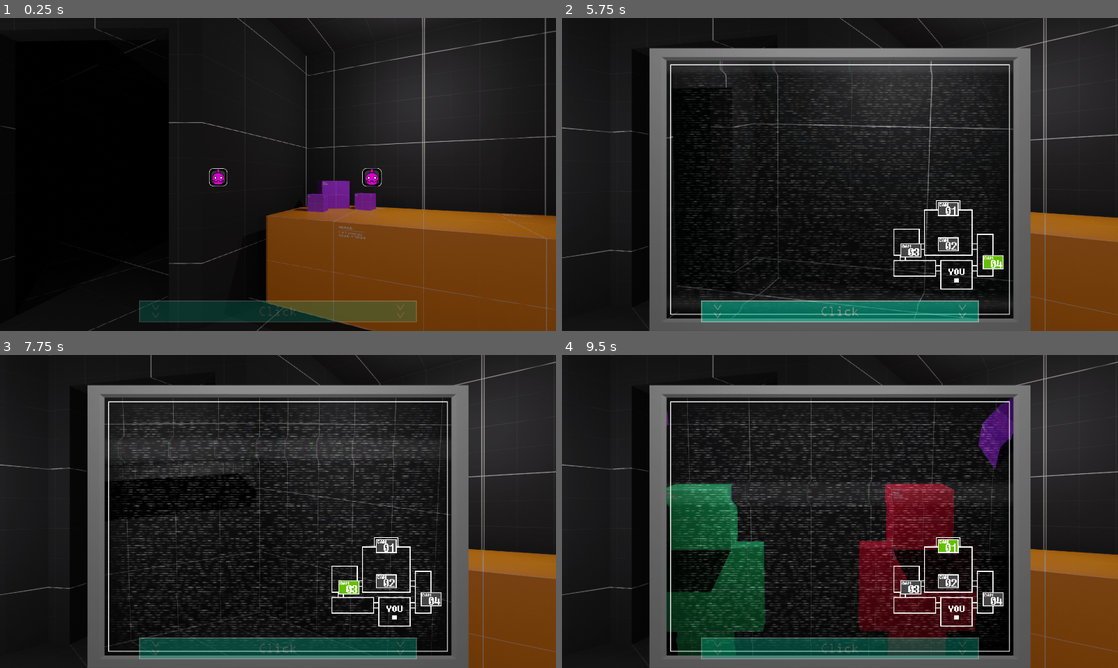
Above: before the commit, frames 1-4 (two rows, left to right).
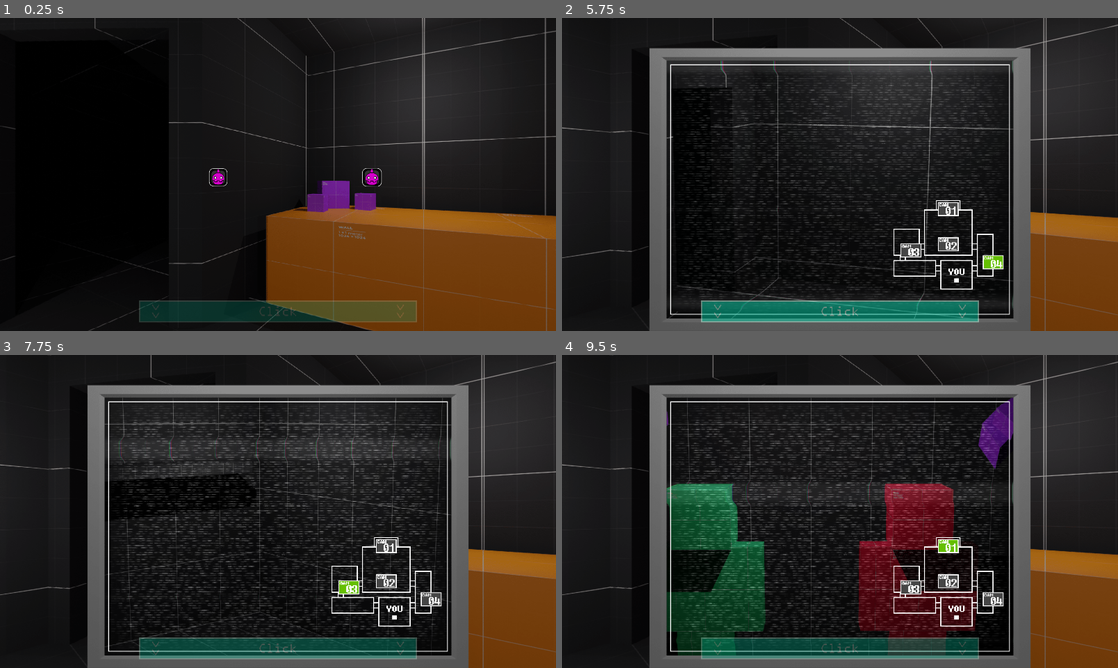
Above: after the commit, the same moments.

Repository: Oplexitie/Cupcakes-Framework
Game: Godot game, scene res://Scenes/Nights/nights.tscn
Two runs of this game, one before a commit and one after it. Both use one fixed random seed, a clock stepped at 60 frames per second and the inputs below.
Inputs (mouse positions are in pixels of both pictures, inside the frame that each line leads up to):
- Up to frame 1 (0.25 s): no input
- Up to frame 2 (5.75 s): click (840, 315) at 0.5 s; click (945, 243) at 1.25 s; click (945, 208) at 2 s; click (912, 249) at 2.75 s; click (995, 262) at 3.5 s; click (840, 315) at 4.25 s; click (840, 315) at 5 s
- Up to frame 3 (7.75 s): click (383, 545) at 5.75 s; click (383, 580) at 6.5 s; click (350, 586) at 7.25 s
- Up to frame 4 (9.5 s): click (995, 599) at 8 s; click (945, 545) at 8.75 s

The runs differ from the first frame. In frame 2, less than 0.1% of the frame differs, in the area x 28-82%, y 13-93%; in frame 3, 0.2%, in the area x 21-82%, y 26-34%; in frame 4, less than 0.1%.

Commit message:
Shader Cleanup + README.md Update

Diff:
--- a/Scenes/Nights/nights.tscn
+++ b/Scenes/Nights/nights.tscn
@@ -256,7 +256,6 @@
 
 [sub_resource type="ShaderMaterial" id=2]
 shader = ExtResource( 7 )
-shader_param/pitch = 0.0
 shader_param/fov = 0.32
 shader_param/stretch = Vector2( 54, 27 )
 
--- a/Shaders/crt_wave.gdshader
+++ b/Shaders/crt_wave.gdshader
@@ -1,30 +1,26 @@
 shader_type canvas_item;
 
-uniform float roll_speed = 8.0;
-uniform float roll_size: hint_range(0.0, 100.0) = 15.0;
-uniform float roll_variation: hint_range(0.1, 5.0) = 1.8;
-uniform float distort_intensity: hint_range(0.0, 0.2) = 0.05;
-
-uniform float noise_opacity: hint_range(0.0, 1.0) = 0.4;
+uniform float roll_speed = 2.0;
+uniform float roll_size : hint_range(0.0, 100.0) = 25.0;
+uniform float roll_variation : hint_range(0.1, 5.0) = 0.62;
+uniform float distort_intensity : hint_range(0.0, 0.2) = 0.01;
+uniform float noise_opacity : hint_range(0.0, 1.0) = 0.15;
 
 void fragment()
 {
 	vec2 uv = SCREEN_UV;
-	vec2 text_uv = uv;
-	vec2 roll_uv = vec2(0.0);
 	float time = TIME;
 
 	// Create the rolling effect. We need roll_line a bit later to make the white line effect.
-	float roll_line = 0.0;
-	roll_line = smoothstep(0.3, 0.9, sin(uv.y * roll_size - (time * roll_speed) ) );
-	roll_line *= roll_line * smoothstep(0.3, 0.9, sin(uv.y * roll_size * roll_variation - (time * roll_speed * roll_variation) ) );
-	roll_uv = vec2(( roll_line * distort_intensity * (1.0-UV.x)), 0.0);
+	float roll_line = smoothstep(0.3, 0.9, sin(uv.y * roll_size - (time * roll_speed)));
+	roll_line *= roll_line * smoothstep(0.3, 0.9, sin(uv.y * roll_size * roll_variation - (time * roll_speed * roll_variation)));
+	vec2 roll_uv = vec2((roll_line * distort_intensity * (1.0 - uv.x)), 0.0);
 
 	// Use text_uv and roll_uv in text so it can later applied to the color
 	vec4 text;
-	text.r = texture(SCREEN_TEXTURE, text_uv + roll_uv * 0.8).r;
-	text.g = texture(SCREEN_TEXTURE, text_uv + roll_uv * 1.2).g;
-	text.b = texture(SCREEN_TEXTURE, text_uv + roll_uv).b;
+	text.r = texture(SCREEN_TEXTURE, uv + roll_uv * 0.8).r;
+	text.g = texture(SCREEN_TEXTURE, uv + roll_uv * 1.2).g;
+	text.b = texture(SCREEN_TEXTURE, uv + roll_uv).b;
 	text.a = 1.0;
 
 	// Generate the white line pattern that is very stretched horizontally
--- a/Shaders/equirectangular_perspective.gdshader
+++ b/Shaders/equirectangular_perspective.gdshader
@@ -1,41 +1,30 @@
 shader_type canvas_item;
 
-const float PI = 3.14159265358979;
-const float PI_TWO = PI * 2.0;
-
-// Can be used to make look up and down mechanic
-uniform float pitch;
-//
-// To get the FOV:
+// To get the right FOV:
 // FOV = viewport_size * ( 1 / ( 360 / full_latitude_or_longitude ) ) / office_image_size
 //
 // The latitude and longitude of your equirectangular camera
 // (in your modeling software of choice) must be identical for this to work properly
-//
+
+const float PI = 3.14159265358979;
+const float PI_TWO = PI * 2.0;
 uniform float fov = 0.32;
-// Stretch the screen to your needs after entering your FOV
-uniform vec2 stretch = vec2(54.0, 27.0);
-
-float fit_to_img(float full_lat, float str){
-	return(full_lat/str);
-}
+uniform vec2 stretch = vec2(54.0,27.0); // Stretch the screen to your needs after entering your FOV
 
 void fragment(){
-	vec2 uv = vec2(PI_TWO,PI) * (SCREEN_UV - 0.5) * fov;
+	vec2 uv = (SCREEN_UV - 0.5) * vec2(PI_TWO,PI) * fov;
 
 	float set = sqrt(uv.x * uv.x + uv.y * uv.y);
-	float atset = atan(set), siatset = sin(atset), cosset = cos(atset);
+	float aset = atan(set), saset = sin(aset), caset = cos(aset);
 
-	float long = atan(uv.x * siatset , (set * cos(pitch) * cosset - uv.y * sin(pitch) * siatset)) / (PI_TWO) + 0.5;
-	float lati = asin((cosset * sin(pitch)) + (uv.y * siatset * cos(pitch)) / set) / PI + 0.5;
-	vec2 pers = vec2(long,lati);
+	float long = atan((uv.x * saset) / (set * caset));
+	float lati = asin((uv.y * saset) / set);
 
-	vec2 imst;
-	imst.x = fit_to_img(180.0, stretch.x);
-	imst.y = fit_to_img(90.0, stretch.y);
+	vec2 pers = vec2(long,lati) / PI + 0.5;
+	vec2 imst = 90.0 / stretch;
 
 	pers *= imst;
-	pers -= (imst/2.0)-0.5;
+	pers -= (imst / 2.0) - 0.5;
 
 	//This is for GLES2
 	COLOR = texture(SCREEN_TEXTURE, pers);
Not shown, changed: README.md
